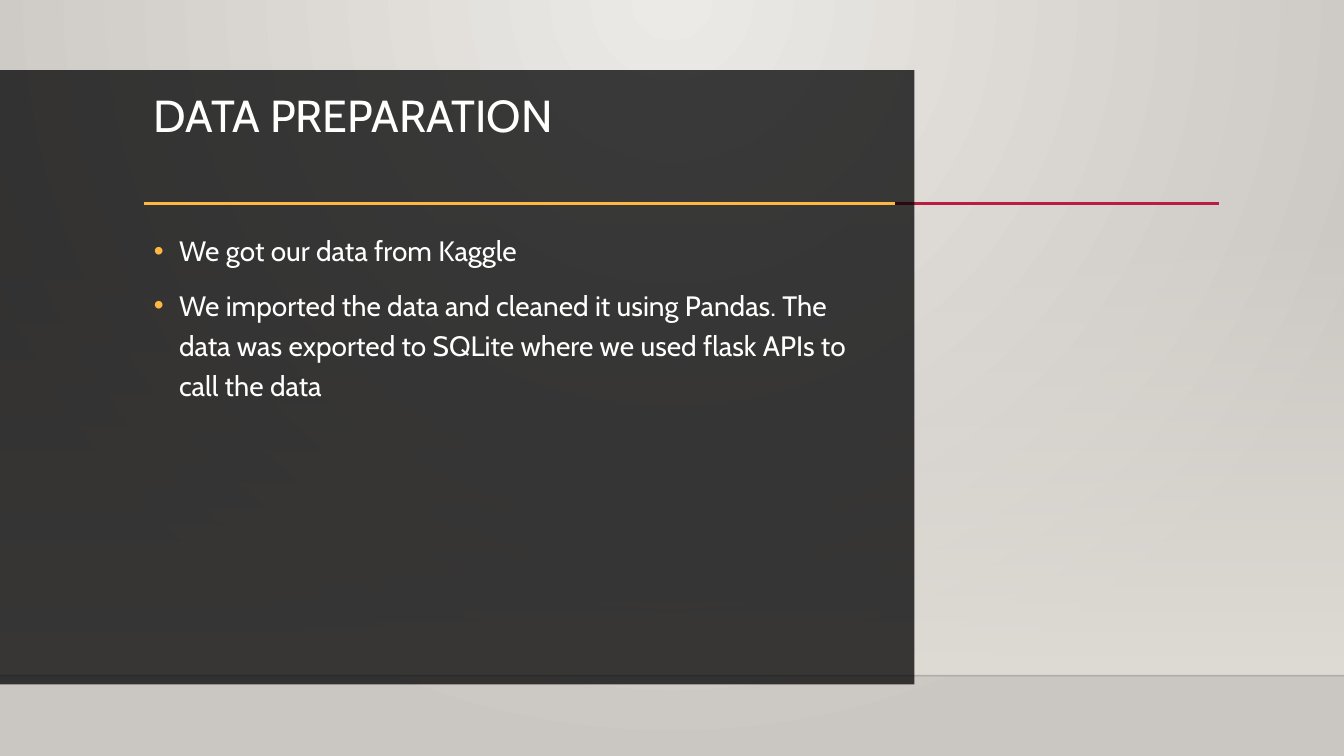
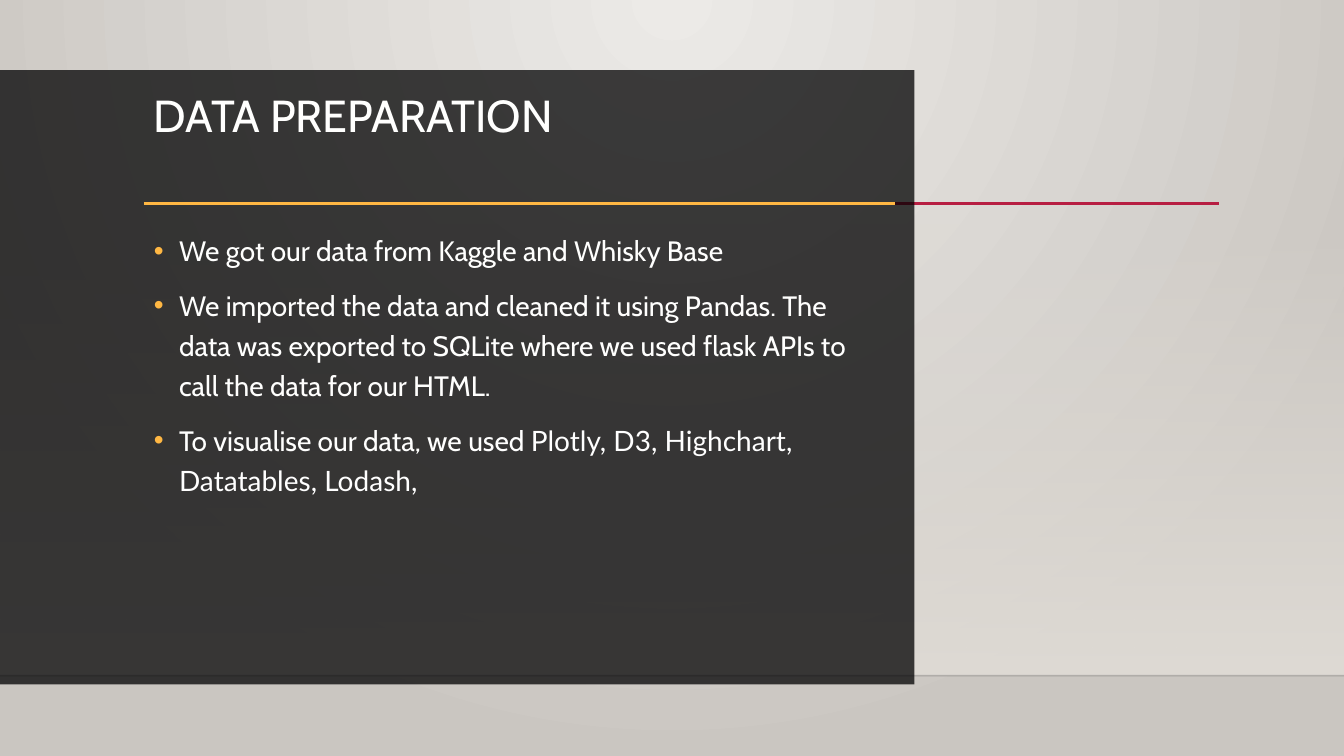
Before and after one commit to EpicTomatoSauce/DataAnalytics_Project2, a slide deck: slide 3 of Presentation.pptx. Drawn at 1344x756 pixels with LibreOffice and Linux fonts; fonts in the diff are those of the drawing; background and template pictures are left out. Boxes give left, top, right and bottom in pixels: in the first picture for what was removed or moved away, otherwise in the second. Text is boxed around its words. In the diff, an @@ line names an element or a change of style, - is before the commit and + after.

```diff
--- a/Presentation.pptx
+++ b/Presentation.pptx
@@ text at bbox=[179, 240, 846, 495]: text changed @@
-• We got our data from Kaggle
-• We imported the data and cleaned it using Pandas. The data was exported to SQLite where we used flask APIs to call the data
+• We got our data from Kaggle and Whisky Base
+• We imported the data and cleaned it using Pandas. The data was exported to SQLite where we used flask APIs to call the data for our HTML.
+• To visualise our data, we used Plotly, D3, Highchart, Datatables, Lodash,
```
Also in this commit, not shown: 2 other slides changed, 2 other files.
